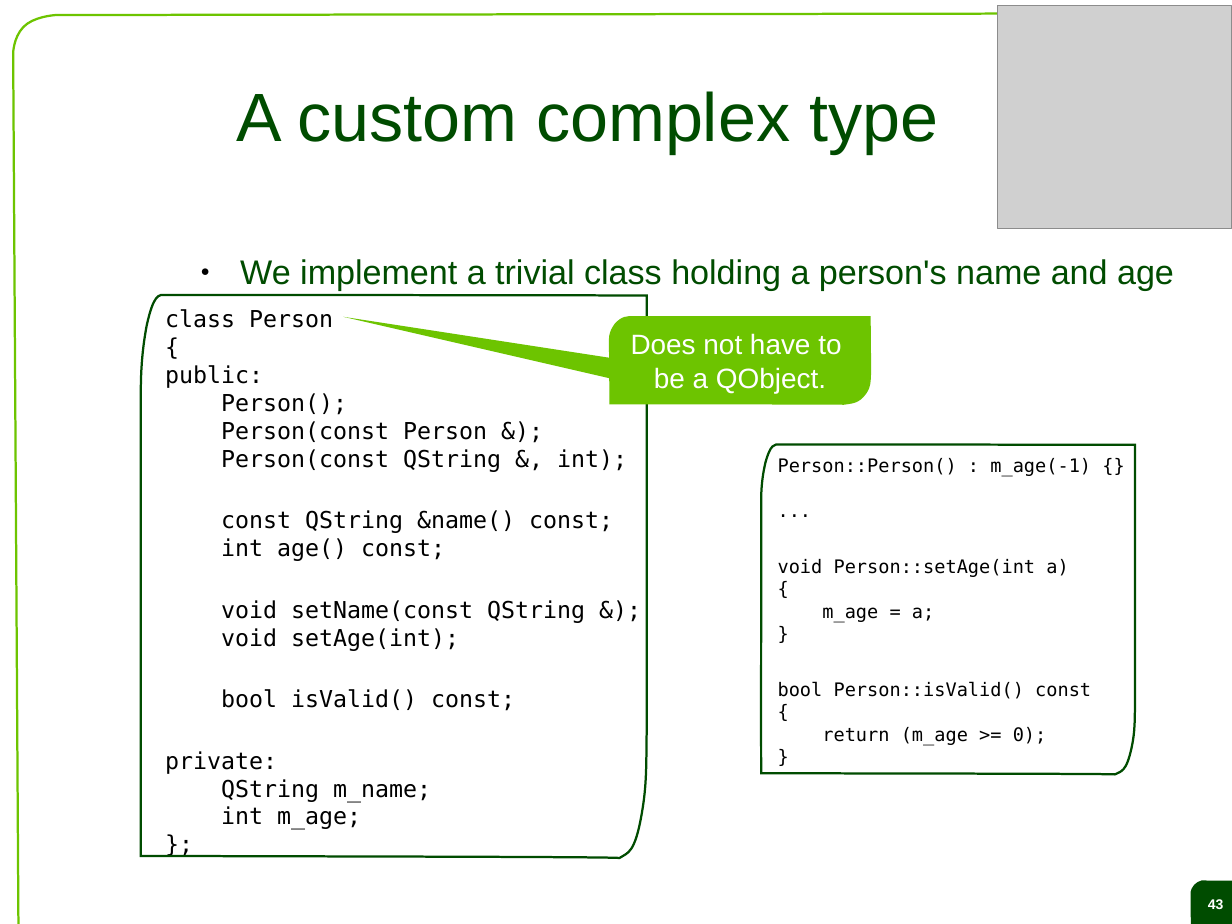
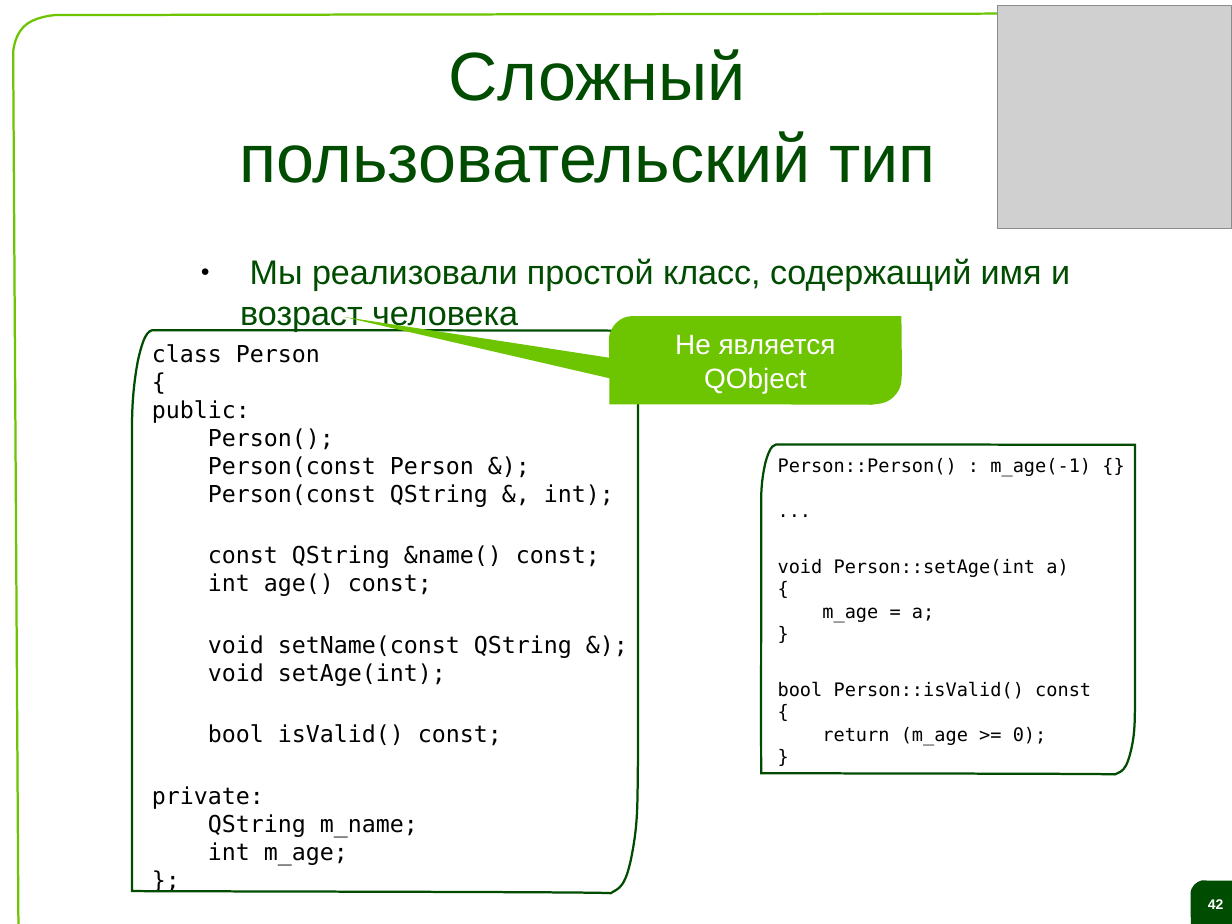
Before and after one commit to saa/qecm, a slide deck: slide 42 of Lectures and Exercises/L04 - Datatypes collections and files/L4 Slides.odp (slide 43 before the commit). Drawn at 1232x924 pixels with LibreOffice and Linux fonts; fonts in the diff are those of the drawing; grey boxes stand for pictures; background and template pictures are left out. Boxes give left, top, right and bottom in pixels: in the first picture for what was removed or moved away, otherwise in the second. Text is boxed around its words. In the diff, an @@ line names an element or a change of style, - is before the commit and + after.

```diff
--- a/Lectures and Exercises/L04 - Datatypes collections and files/L4 Slides.odp
+++ b/Lectures and Exercises/L04 - Datatypes collections and files/L4 Slides.odp
@@ title at (x1=239, y1=49, x2=935, y2=183): text changed @@
-A custom complex type
+Сложный пользовательский тип
@@ text at (x1=240, y1=258, x2=1070, y2=332): text changed @@
-● We implement a trivial class holding a person's name and age
+● Мы реализовали простой класс, содержащий имя и возраст человека
@@ freeform shape removed at (x1=609, y1=316, x2=872, y2=405) @@
-Does not have to
-be a QObject.
@@ freeform shape added at (x1=609, y1=316, x2=902, y2=405), fill #6DC400, 18 pt, text #FFFFFF @@
+Не является QObject
@@ freeform shape moved from (x1=141, y1=295, x2=647, y2=859) to (x1=132, y1=330, x2=638, y2=893) @@
@@ text "class Person" moved from (x1=165, y1=309, x2=627, y2=830) to (x1=152, y1=344, x2=614, y2=866) @@
@@ page number at (x1=1208, y1=899, x2=1224, y2=909): text changed @@
-43
+42
```
Also in this commit, not shown: 23 other slides changed, 40 slides added, 41 slides removed.
